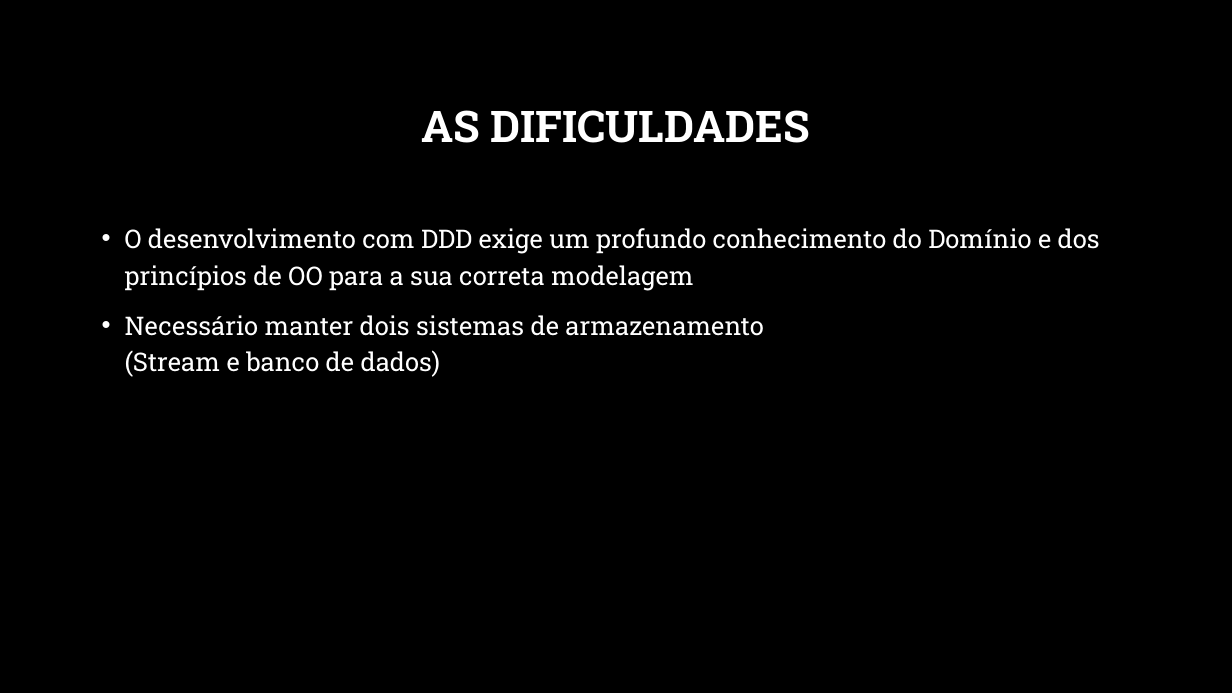
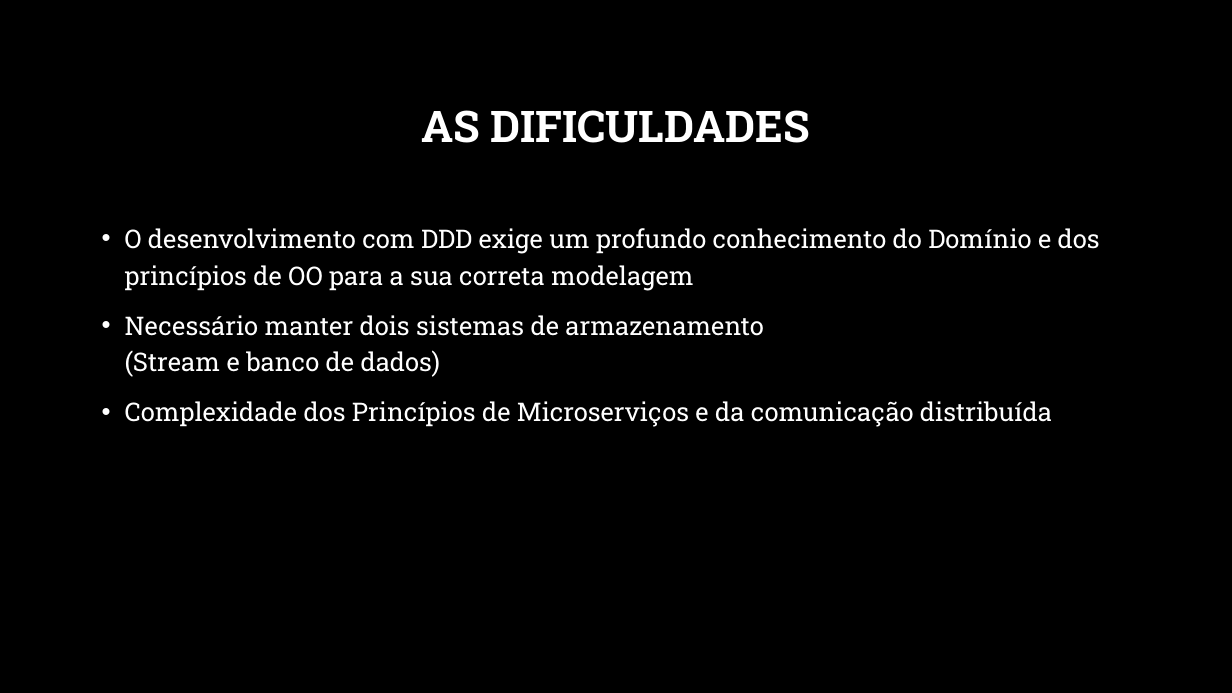
Before and after one commit to ivanpaulovich/mfa, a slide deck: slide 13 of docs/Como uma aplicação baseada em fluxo de dados pode ampliar a segurança em creches.pptx. Drawn at 1232x693 pixels with LibreOffice and Linux fonts; fonts in the diff are those of the drawing; background and template pictures are left out. Boxes give left, top, right and bottom in pixels: in the first picture for what was removed or moved away, otherwise in the second. Text is boxed around its words. In the diff, an @@ line names an element or a change of style, - is before the commit and + after.

```diff
--- a/docs/Como uma aplicação baseada em fluxo de dados pode ampliar a segurança em creches.pptx
+++ b/docs/Como uma aplicação baseada em fluxo de dados pode ampliar a segurança em creches.pptx
@@ text at (125, 401, 1052, 427): paragraph added @@
+• Complexidade dos Princípios de Microserviços e da comunicação distribuída
```
Also in this commit, not shown: 7 other slides changed, 2 other files.
